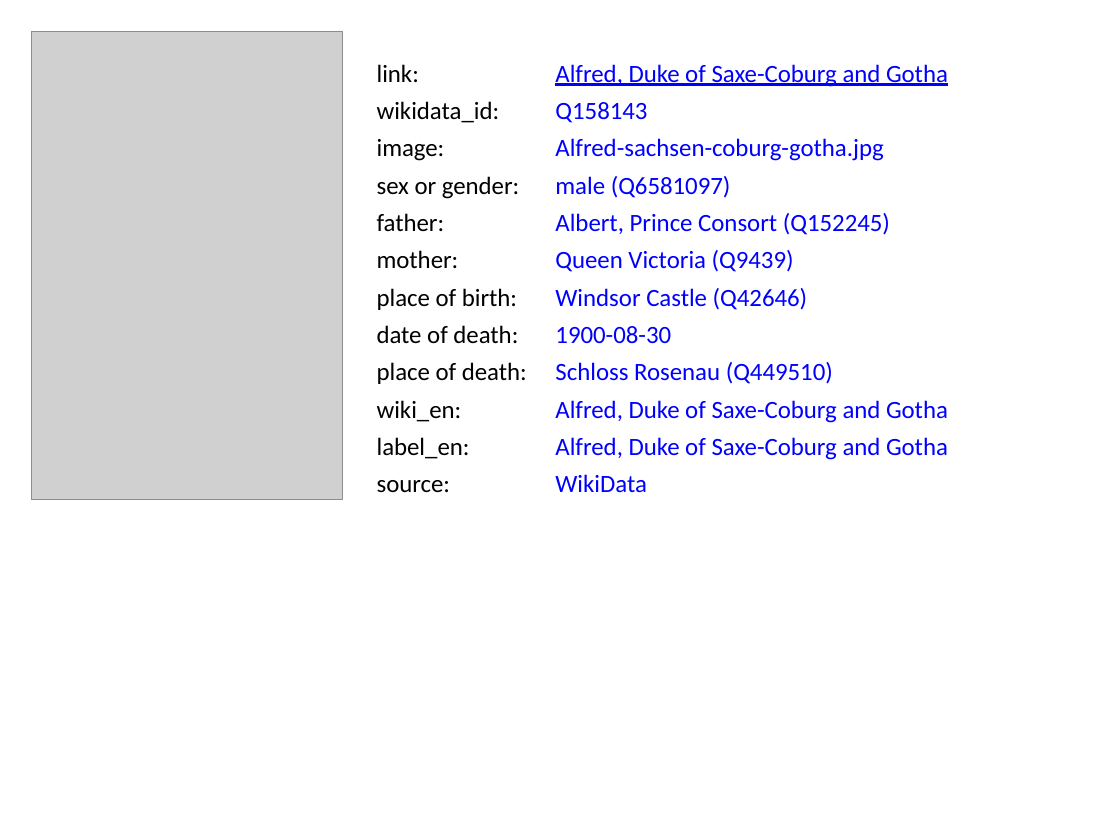
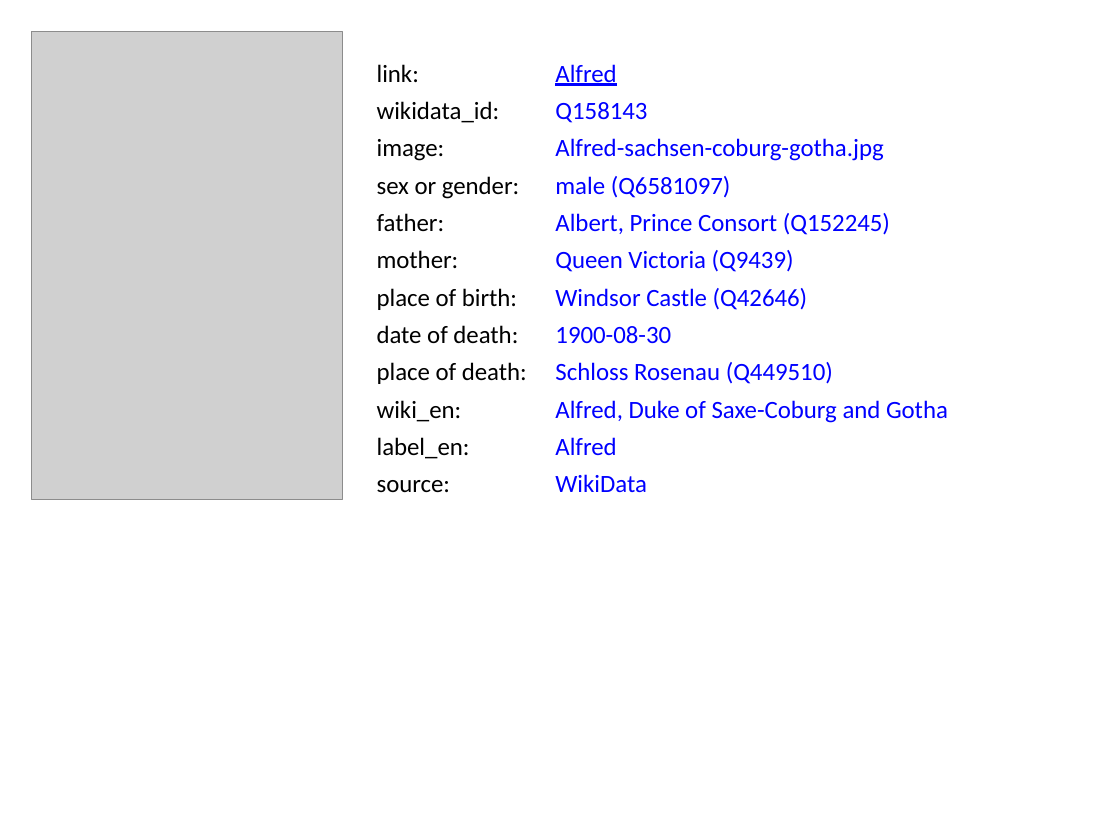
Before and after one commit to BITPlan/com.bitplan.simplegraph, a slide deck: slide 5 of simplegraph-powerpoint/QueenVictoria.pptx. Drawn at 1120x840 pixels with LibreOffice and Linux fonts; fonts in the diff are those of the drawing; grey boxes stand for pictures. Boxes give left, top, right and bottom in pixels: in the first picture for what was removed or moved away, otherwise in the second. Text is boxed around its words. In the diff, an @@ line names an element or a change of style, - is before the commit and + after.

```diff
--- a/simplegraph-powerpoint/QueenVictoria.pptx
+++ b/simplegraph-powerpoint/QueenVictoria.pptx
@@ text at [555, 64, 616, 86]: text changed @@
-Alfred, Duke of Saxe-Coburg and Gotha
+Alfred
@@ text at [555, 400, 622, 421]: text changed @@
-Alfred, Duke of Saxe-Coburg and Gotha
+Alfred
```
Also in this commit, not shown: 1 other slide changed, 13 other files.
